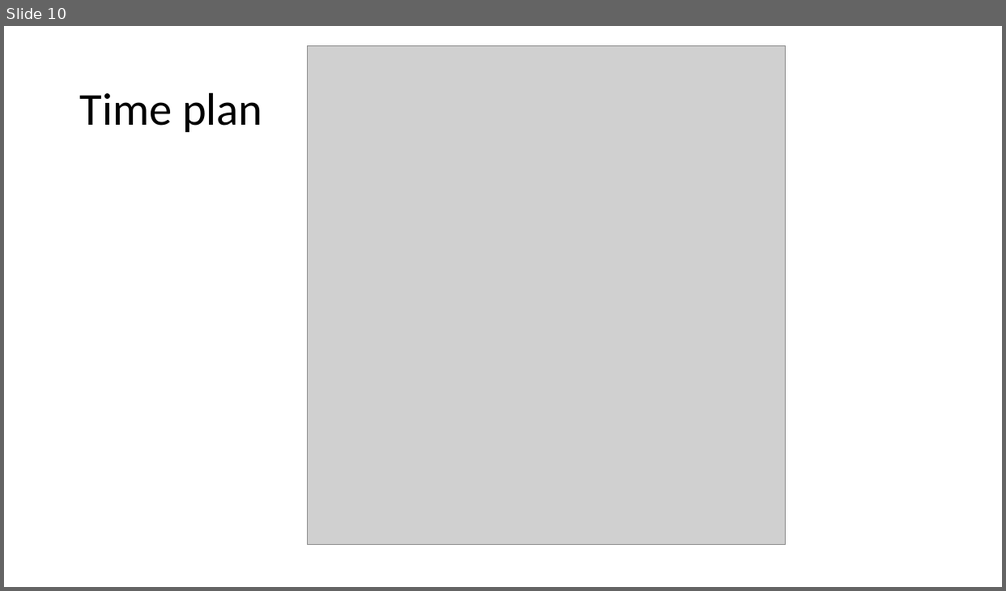
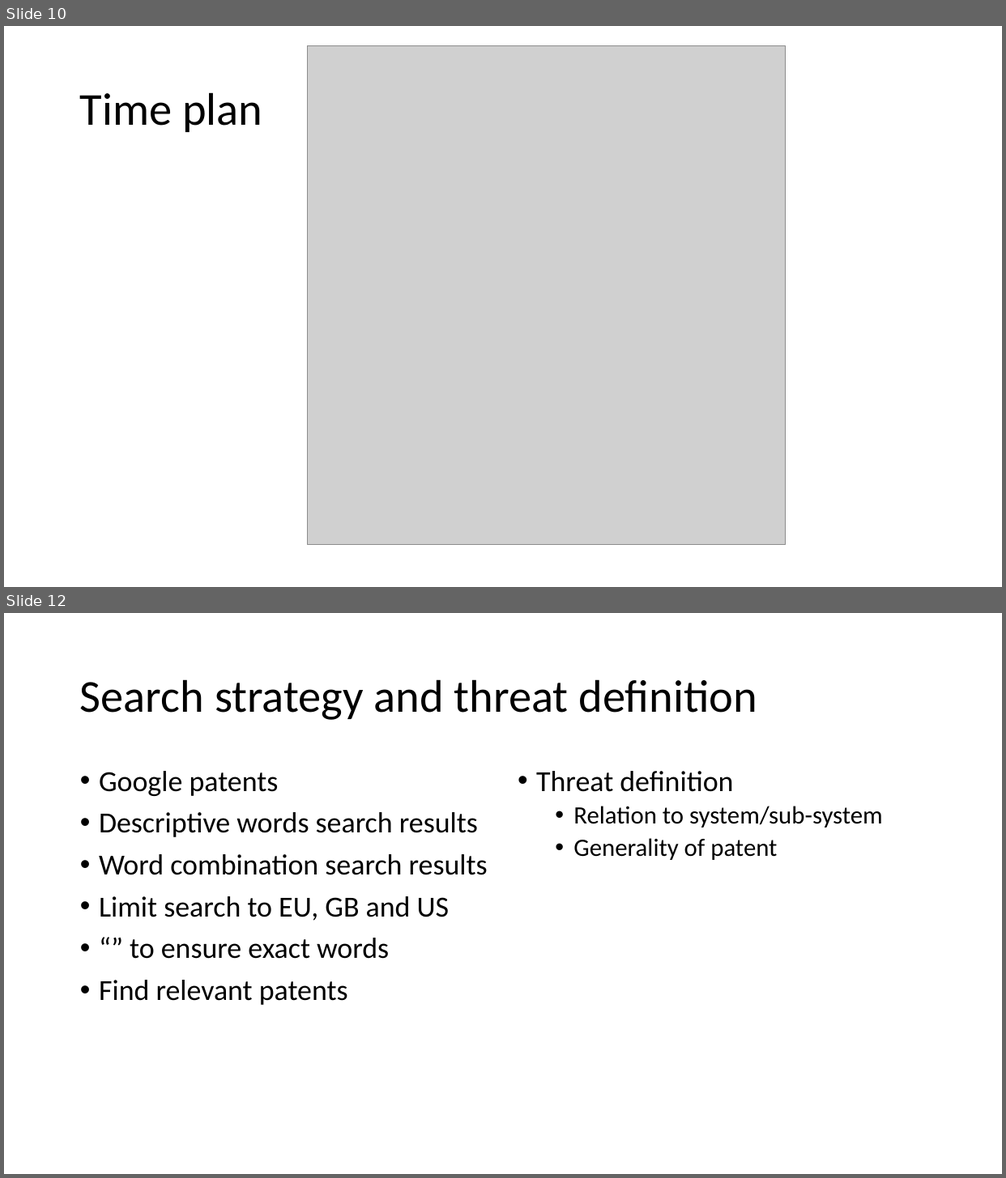
Before and after one commit to PROJ515/PROJ515-documentation, a slide deck: IP and exec plan presentation/IP-execc-plan-presentation.pptx. Shown one above the other, each under a label of ours: slide 10 before the commit, slides 10 and 12 after it; the slides between them are not shown. The pictures are 1006x591 and 1006x1178 pixels, drawn with LibreOffice and Linux fonts; fonts in the diff are those of the drawing; grey boxes stand for pictures. Boxes give left, top, right and bottom in pixels: in the first picture for what was removed or moved away, otherwise in the second. Text is boxed around its words. In the diff, an @@ line names an element or a change of style, - is before the commit and + after.

```diff
--- a/IP and exec plan presentation/IP-execc-plan-presentation.pptx
+++ b/IP and exec plan presentation/IP-execc-plan-presentation.pptx
@@ slide 12 added at [4, 613, 1002, 1174], background #FFFFFF @@
@@ title added at [80, 679, 757, 720], 44 pt, text #000000 @@
+Search strategy and threat definition
@@ text added at [99, 771, 488, 1005], 28 pt, text #000000 @@
+• Google patents
+• Descriptive words search results
+• Word combination search results
+• Limit search to EU, GB and US
+• “” to ensure exact words
+• Find relevant patents
@@ text added at [536, 771, 883, 860], 24 pt, text #000000 @@
+• Threat definition
+  • Relation to system/sub-system
+  • Generality of patent
```
Also in this commit, not shown: 5 other slides added, 1 slide removed, 5 other files.
